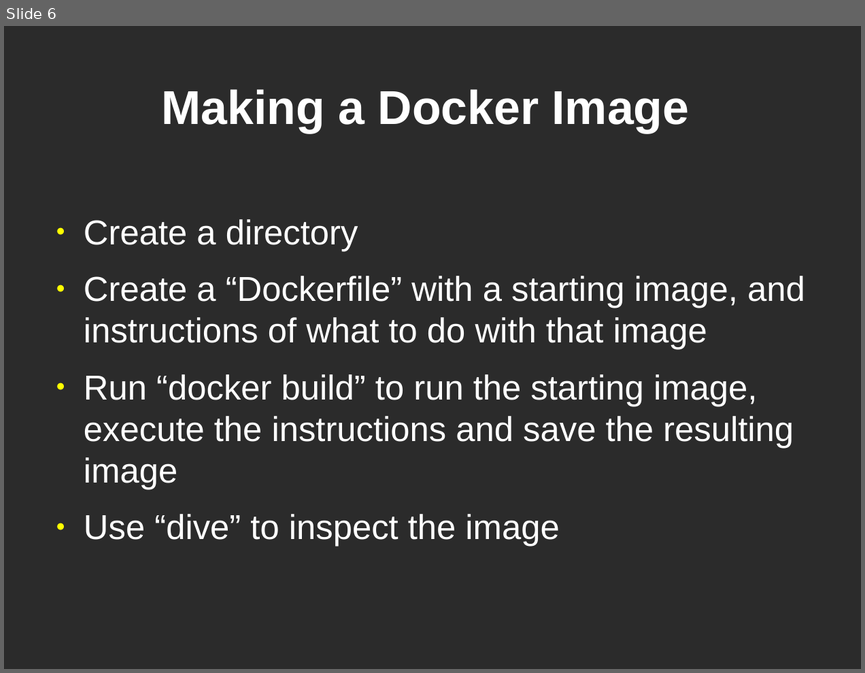
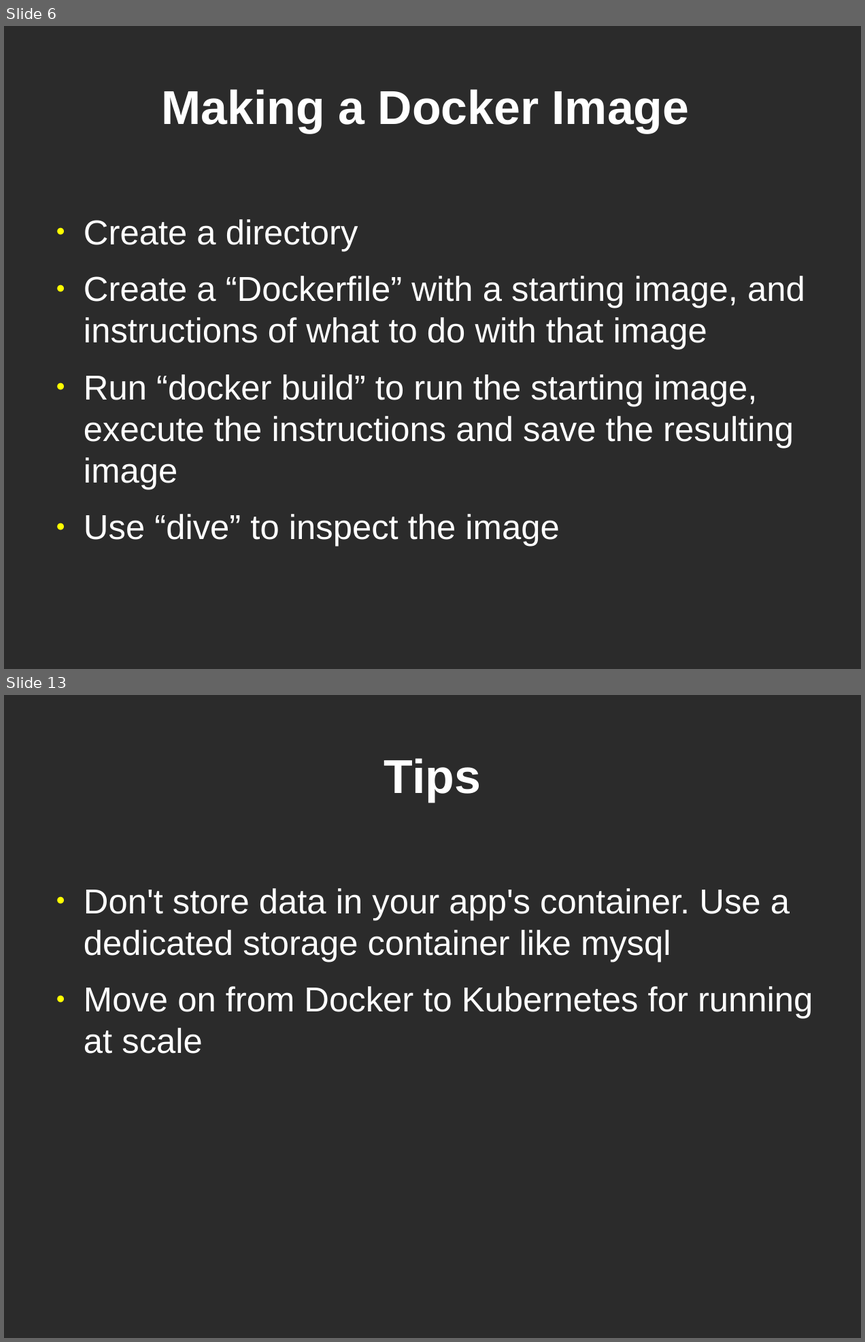
Before and after one commit to showmethehello/mit-docker-talk, a slide deck: docker.odp. Shown one above the other, each under a label of ours: slide 6 before the commit, slides 6 and 13 after it; the slides between them are not shown. The pictures are 865x673 and 865x1342 pixels, drawn with LibreOffice and Linux fonts; fonts in the diff are those of the drawing; background and template pictures are left out; a plain dark background stands for a picture behind light text. Boxes give left, top, right and bottom in pixels: in the first picture for what was removed or moved away, otherwise in the second. Text is boxed around its words. In the diff, an @@ line names an element or a change of style, - is before the commit and + after.

```diff
--- a/docker.odp
+++ b/docker.odp
@@ slide 13 added at [4,695,861,1338], background picture (left out) @@
@@ title added at [384,758,481,802], 44 pt, text #FFFFFF, bold @@
+Tips
@@ text added at [84,888,813,1053], 32 pt, text #FFFFFF @@
+● Don't store data in your app's container. Use a dedicated storage container like mysql
+● Move on from Docker to Kubernetes for running at scale
```
Also in this commit, not shown: 2 slides changed, 5 other slides added.
